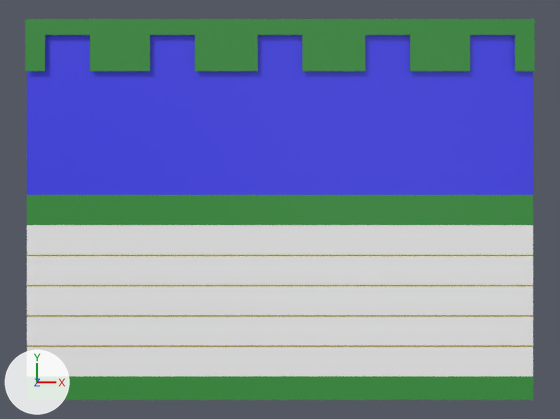
Renders of the Blender file frog.blend from each side of a commit.
Camera for both pictures: a 50 mm camera at (0.0, 0.02, 24.58) aimed at (0.0, 0.02, 0.3). The axes (+X, +Y, +Z) are drawn at lower left. The lights are the same throughout.

In view in the first picture: 'Hintergrund', 'Häuser'.
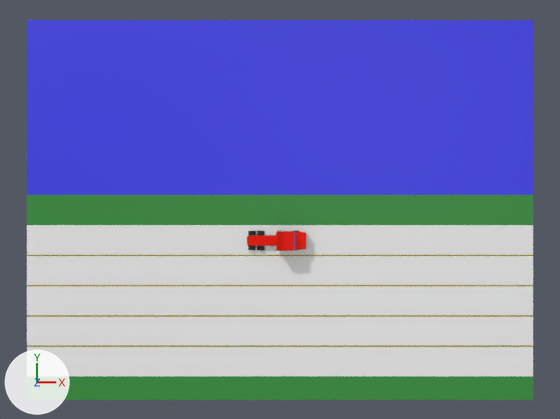
Location of each change, (x1, y1, x2, y2) in pixels of the pictures (560 x 419 px):
'Häuser', hidden
    before: (25, 19, 535, 71)
'Cube', added (red)
    after: (247, 230, 306, 253)
    faces in mat_rot_metallic (red #e71600): (247, 231, 306, 251)
    faces in mat_schwarz (black #141414): (248, 231, 299, 250)

The change, as a diff of the scene's bpy script:
```diff
--- a/frog.blend.py
+++ b/frog.blend.py
@@ mat_chrom @@
+mat_chrom = principled_material('chrom')
+mat_chrom.base_color = (0.8, 0.8, 0.8)  # white #e7e7e7
+mat_chrom.metallic = 1.0
@@ mat_rot_metallic @@
+mat_rot_metallic = principled_material('rot metallic')
+mat_rot_metallic.base_color = (0.8, 0.00802, 0.0)  # red #e71600
+mat_rot_metallic.metallic = 0.756
@@ mat_schwarz @@
+mat_schwarz = principled_material('schwarz')
+mat_schwarz.base_color = (0.00719, 0.00719, 0.00719)  # black #141414
@@ mat_fenster @@
+mat_fenster = principled_material('fenster')
+mat_fenster.base_color = (0.117, 0.318, 0.8)  # blue #6099e7
@@ me_cube_002 @@
+me_cube_002.from_pydata(...)  # 997 vertices, 891 faces; spans x -1.21..0.64, y -0.36..0.0, z -0.44..0.4
+me_cube_002.polygons.foreach_set('use_smooth', [True] * 891)
+# faces by material slot: [249, 6, 306, 330]
+me_cube_002.materials.append(mat_rot_metallic)  # red #e71600
+me_cube_002.materials.append(mat_fenster)  # blue #6099e7
+me_cube_002.materials.append(mat_chrom)  # white #e7e7e7
+me_cube_002.materials.append(mat_schwarz)  # black #141414
@@ ob_häuser @@
 ob_häuser.scale = (8.0, 6.0, 1.0)
+ob_häuser.hide_render = True
@@ ob_cube @@
+ob_cube = bpy.data.objects.new('Cube', me_cube_002)
+ob_cube.location = (0.18, -0.96, 0.32)
+_m = ob_cube.modifiers.new('Mirror', 'MIRROR')
+_m.use_axis = (False, True, False)
+_m = ob_cube.modifiers.new('Subdivision', 'SUBSURF')
+_m.levels = 3
+_m.render_levels = 3
```
